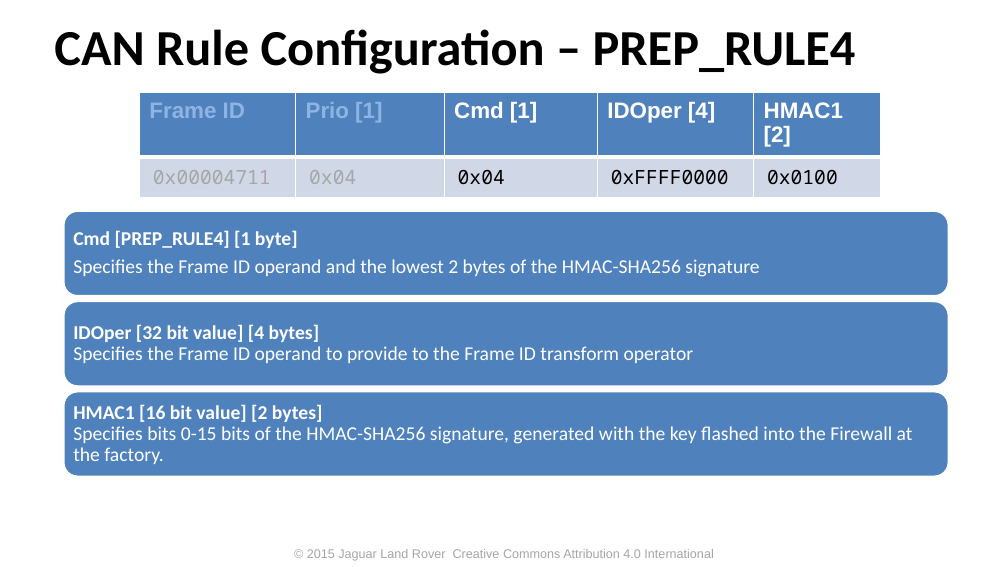
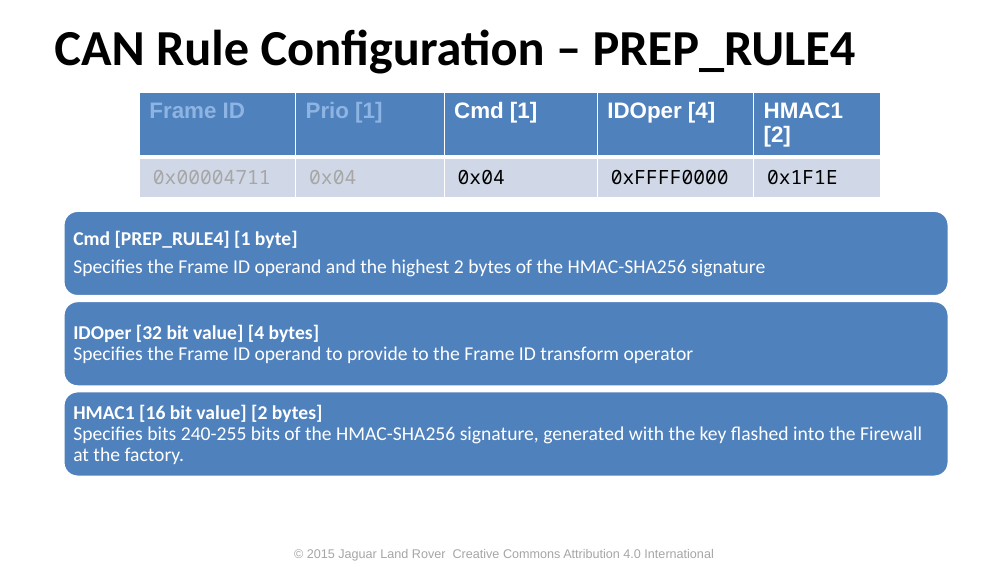
Before and after one commit to PDXostc/canfw, a slide deck: slide 13 of doc/CAN Firewall.pptx. Drawn at 1008x567 pixels with LibreOffice and Linux fonts; fonts in the diff are those of the drawing; background and template pictures are left out. Boxes give left, top, right and bottom in pixels: in the first picture for what was removed or moved away, otherwise in the second. Text is boxed around its words. In the diff, an @@ line names an element or a change of style, - is before the commit and + after.

Commit message:
Little endian of all bitfields. Fixed HMAC length
All multi-frame bitfields are now little endian to facilitate easy roll
out in memory.
Removed unused1 and expanded HMAC to 256 bits (was 240 bits)

```diff
--- a/doc/CAN Firewall.pptx
+++ b/doc/CAN Firewall.pptx
@@ table at (139,93,880,188) @@
-row 2, column 5: 0x0100
+row 2, column 5: 0x1F1E
@@ text at (73,259,765,277): text changed @@
-Specifies the Frame ID operand and the lowest 2 bytes of the HMAC-SHA256 signature
+Specifies the Frame ID operand and the highest 2 bytes of the HMAC-SHA256 signature
@@ text at (73,404,922,464): text changed @@
-HMAC1 [16 bit value] [2 bytes]
-Specifies bits 0-15 bits of the HMAC-SHA256 signature, generated with the key flashed into the Firewall at the factory.
+HMAC1 [16 bit value] [2 bytes]
+Specifies bits 240-255 bits of the HMAC-SHA256 signature, generated with the key flashed into the Firewall at the factory.
```
Also in this commit, not shown: 10 other slides changed, 1 other file.
